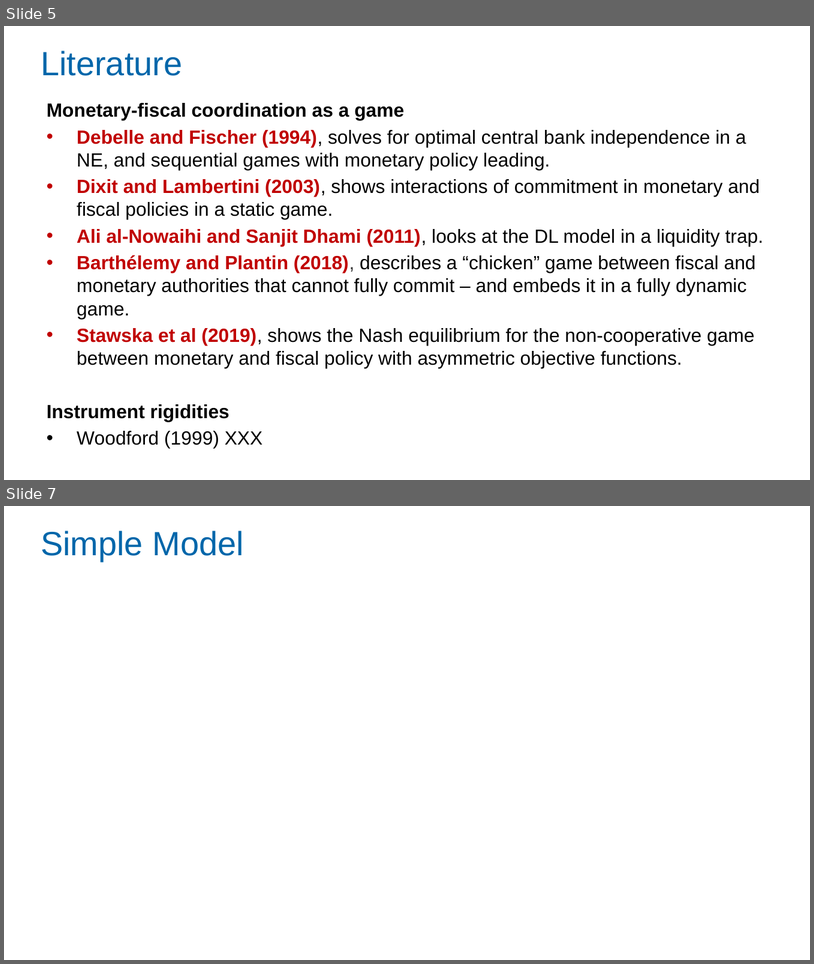
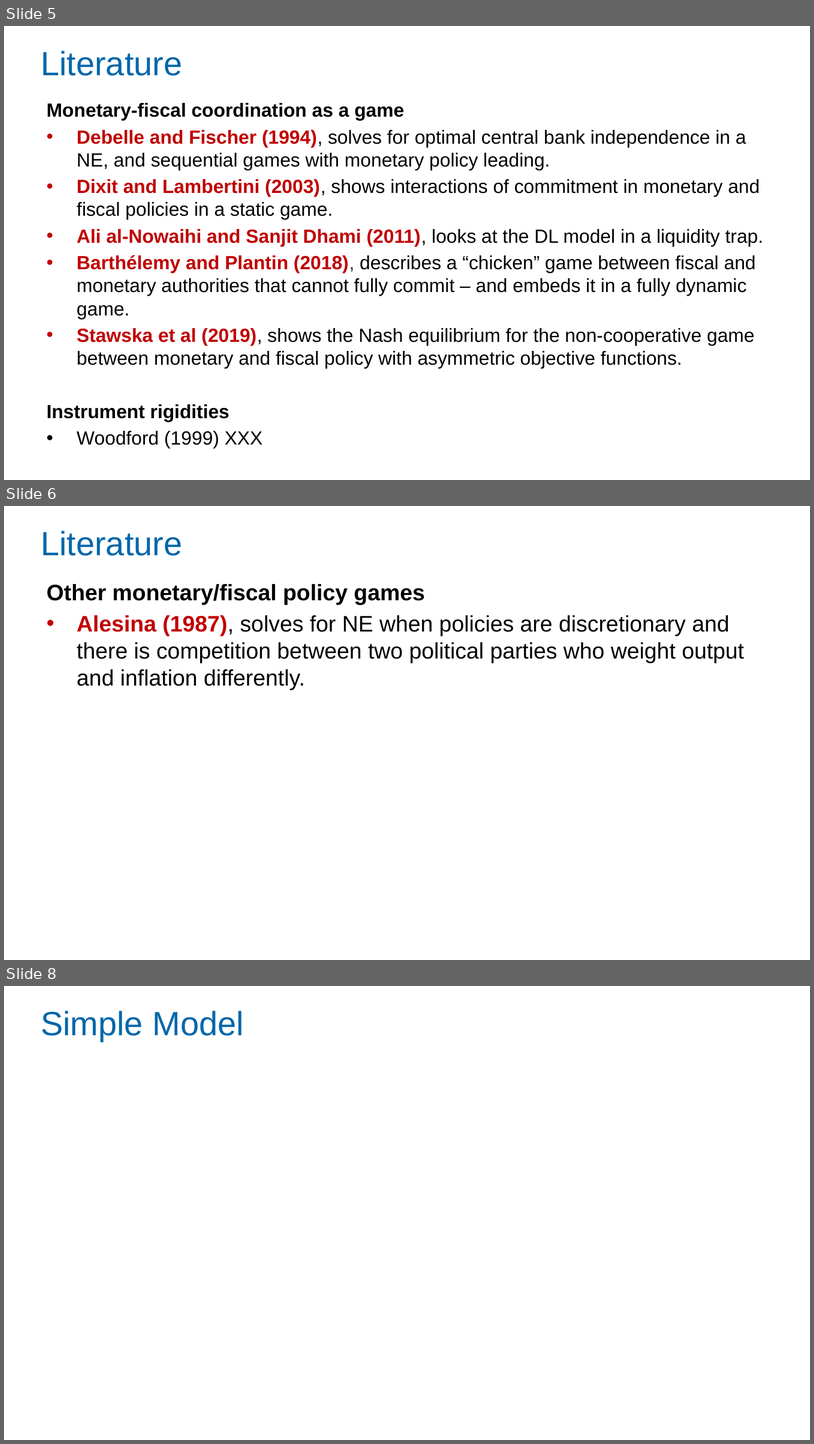
Before and after one commit to Zjub/TVHENZ, a slide deck: MF coordination/SI_game/Monetary and Fiscal Policy Coordination.pptx. Shown one above the other, each under a label of ours: slides 5 and 7 before the commit, slides 5, 6 and 8 after it; the slides between them are not shown. The pictures are 814x964 and 814x1444 pixels, drawn with LibreOffice and Linux fonts; fonts in the diff are those of the drawing; grey boxes stand for pictures. Boxes give left, top, right and bottom in pixels: in the first picture for what was removed or moved away, otherwise in the second. Text is boxed around its words. In the diff, an @@ line names an element or a change of style, - is before the commit and + after.

```diff
--- a/MF coordination/SI_game/Monetary and Fiscal Policy Coordination.pptx
+++ b/MF coordination/SI_game/Monetary and Fiscal Policy Coordination.pptx
@@ slide 6 added at (4, 506, 810, 960), background #FFFFFF @@
@@ title added at (41, 531, 182, 556), 30 pt, text #0066AA @@
+Literature
@@ text added at (47, 584, 744, 690), 20 pt, text #000000 @@
+Other monetary/fiscal policy games
+• Alesina (1987), solves for NE when policies are discretionary and there is competition between two political parties who weight output and inflation differently.
@@ what was slide 7 is now slide 8 @@
```
Also in this commit, not shown: 6 slides changed, 1 other slide added, 5 other files.
